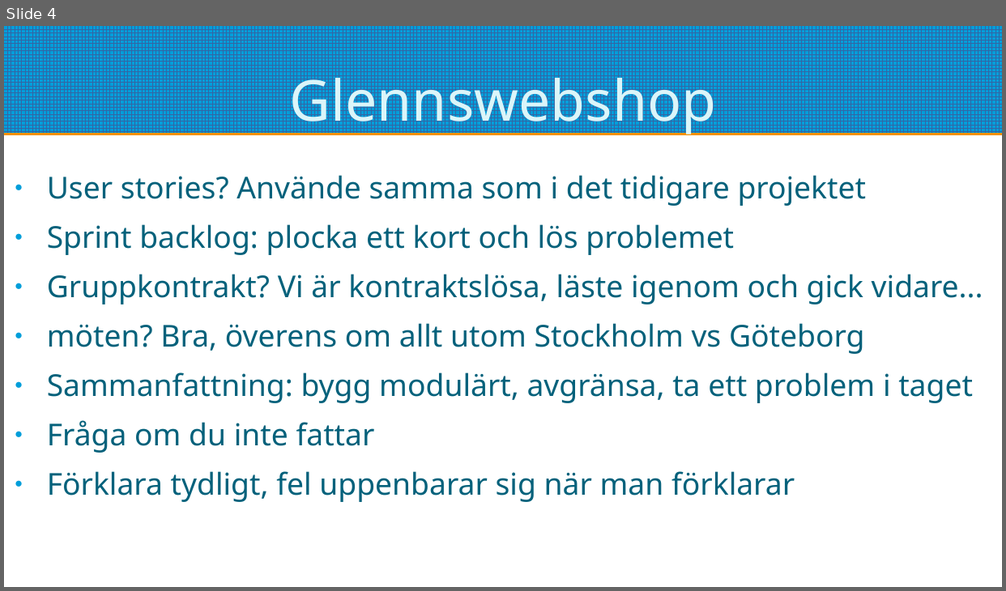
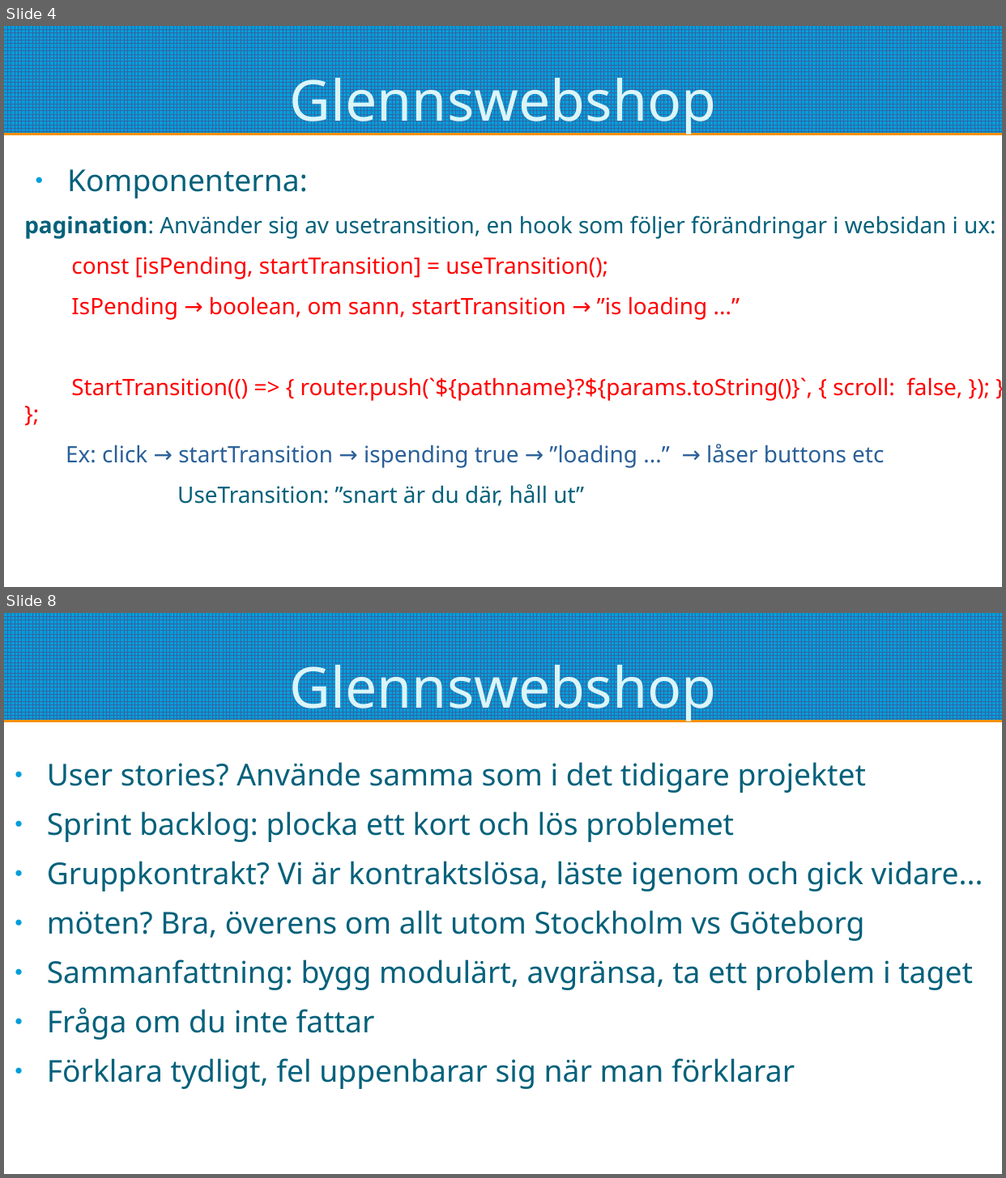
Before and after one commit to pontusOlssonGit/glenns-webshop, a slide deck: redovisning.odp. Shown one above the other, each under a label of ours: slide 4 before the commit, slides 4 and 8 after it; the slides between them are not shown. The pictures are 1006x591 and 1006x1178 pixels, drawn with LibreOffice and Linux fonts; fonts in the diff are those of the drawing. Boxes give left, top, right and bottom in pixels: in the first picture for what was removed or moved away, otherwise in the second. Text is boxed around its words. In the diff, an @@ line names an element or a change of style, - is before the commit and + after.

```diff
--- a/redovisning.odp
+++ b/redovisning.odp
@@ slide 4 added at bbox=[4, 26, 1002, 587], background #FFFFFF; not listed: 1 template element that a slide beside it also shows @@
@@ title added at bbox=[289, 68, 716, 135], 45 pt, text #DBF5F9 @@
+Glennswebshop
@@ text added at bbox=[24, 169, 996, 506], 18 pt, text #FF0000 @@
+● Komponenterna:
+pagination: Använder sig av usetransition, en hook som följer förändringar i websidan i ux:
+const [isPending, startTransition] = useTransition();
+IsPending → boolean, om sann, startTransition → ”is loading ...”
+StartTransition(() => { router.push(`${pathname}?${params.toString()}`, { scroll: false, }); }); };
+Ex: click → startTransition → ispending true → ”loading ...” → låser buttons etc
+UseTransition: ”snart är du där, håll ut”
@@ what was slide 4 is now slide 8 @@
```
Also in this commit, not shown: 3 slides changed, 3 other slides added, 3 other files.
